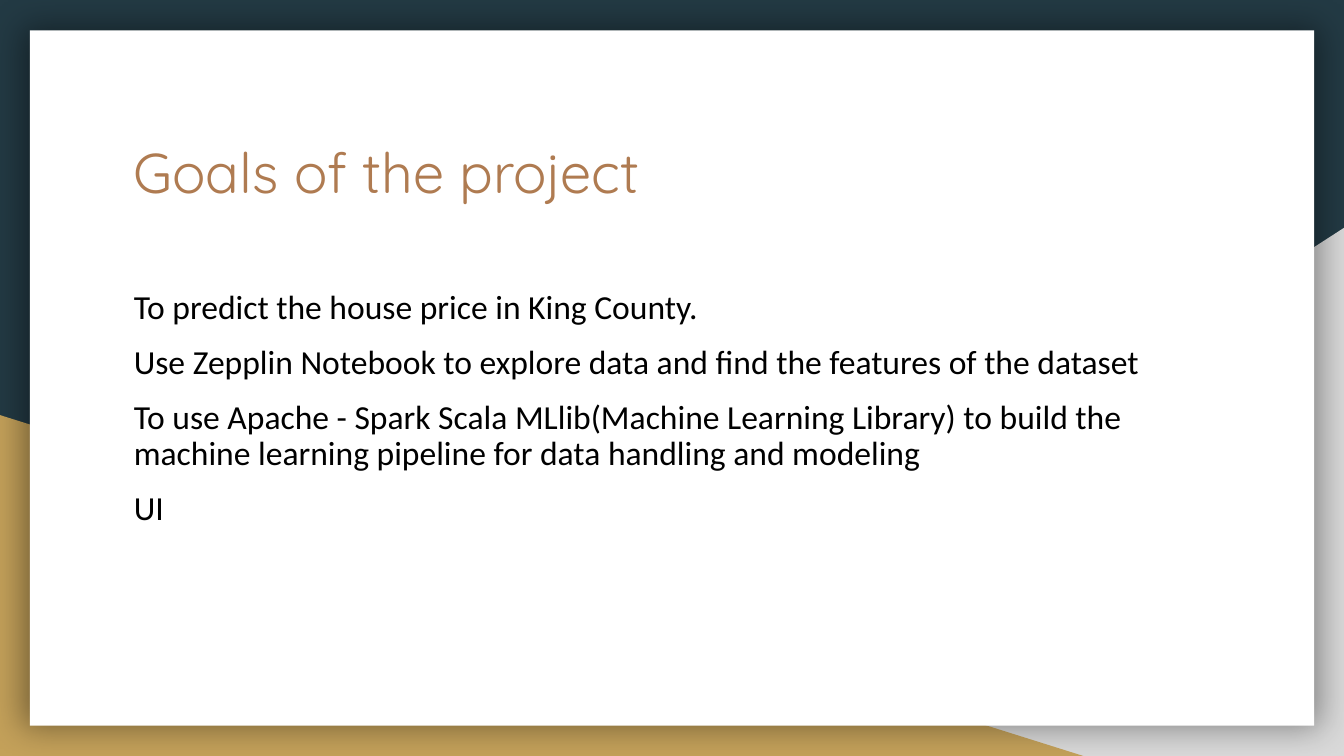
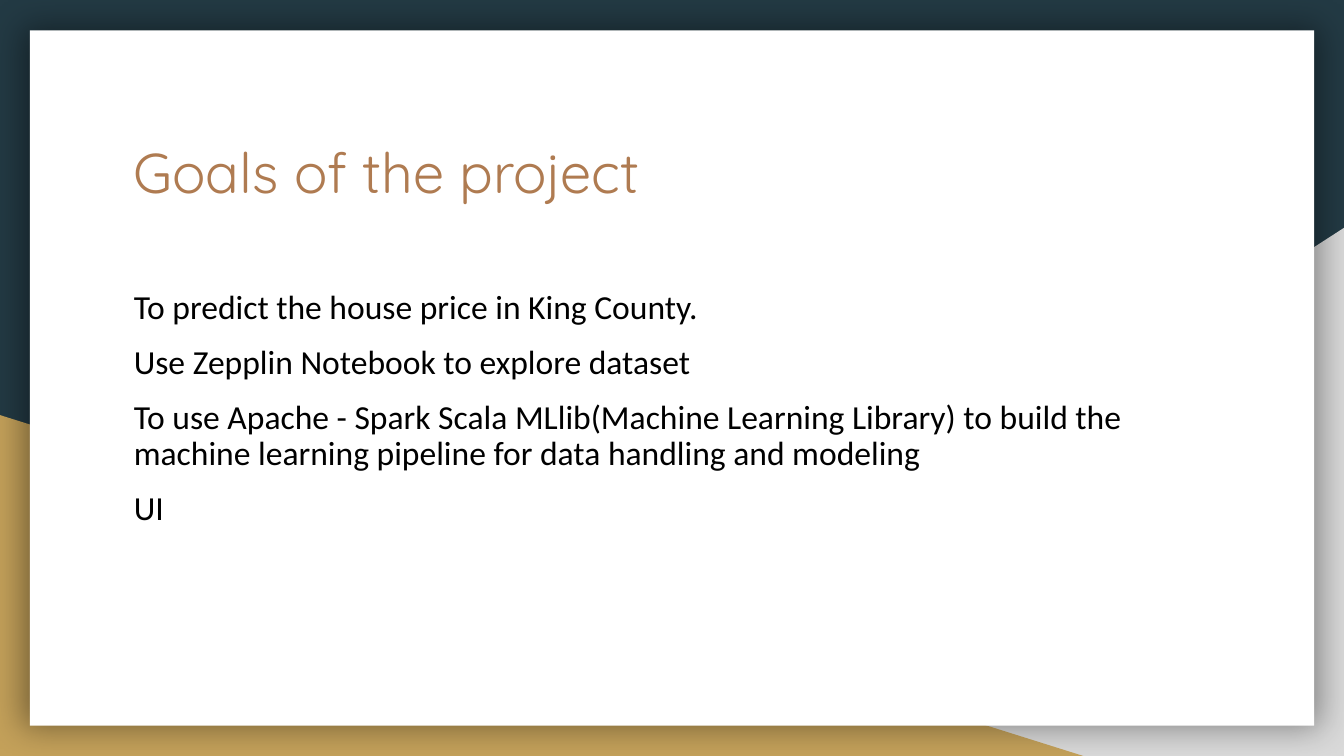
Before and after one commit to tcxy/CSYE7200Project, a slide deck: slide 2 of House sales in King County.pptx. Drawn at 1344x756 pixels with LibreOffice and Linux fonts; fonts in the diff are those of the drawing. Boxes give left, top, right and bottom in pixels: in the first picture for what was removed or moved away, otherwise in the second. Text is boxed around its words. In the diff, an @@ line names an element or a change of style, - is before the commit and + after.

Commit message:
New Presentation

```diff
--- a/House sales in King County.pptx
+++ b/House sales in King County.pptx
@@ text at <box>134,350,690,380</box>: text changed @@
-Use Zepplin Notebook to explore data and find the features of the dataset
+Use Zepplin Notebook to explore dataset
```
Also in this commit, not shown: 1 other slide changed.
